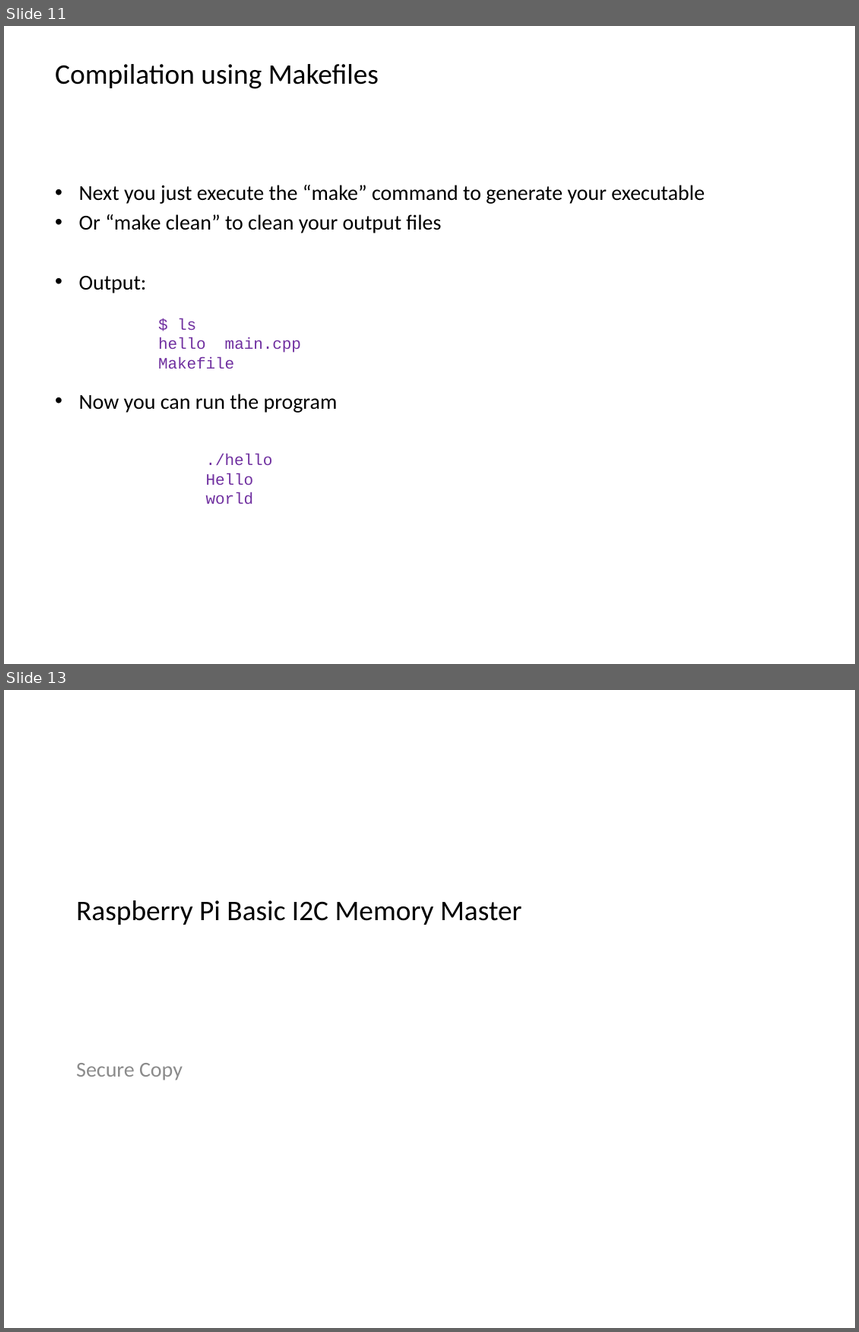
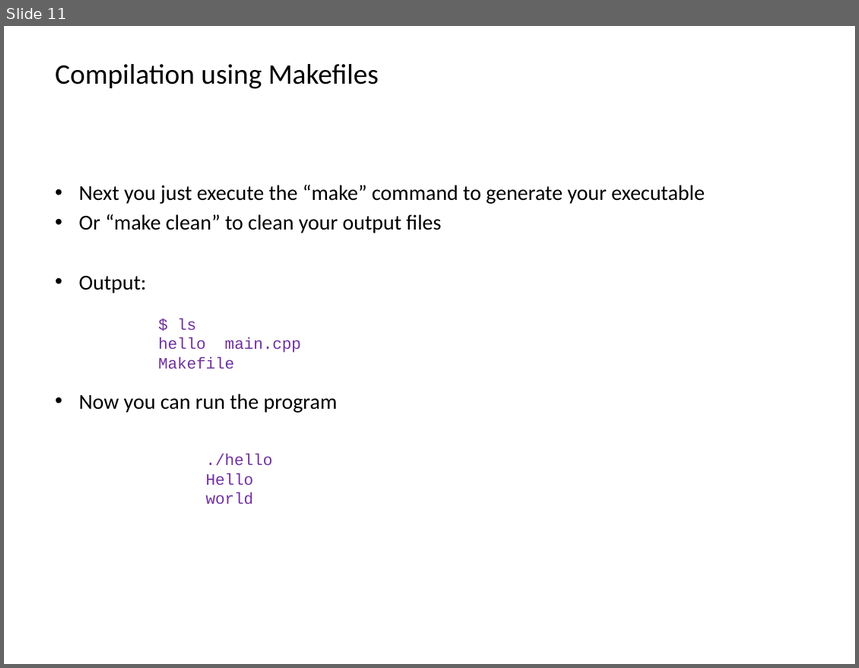
Before and after one commit to BioBoost/multimediatechnieken, a slide deck: slides/raspberry_pi_2_crosscompilation.pptx. Shown one above the other, each under a label of ours: slides 11 and 13 before the commit, slide 11 after it; the slides between them are not shown. The pictures are 859x1332 and 859x668 pixels, drawn with LibreOffice and Linux fonts; fonts in the diff are those of the drawing; background and template pictures are left out. Boxes give left, top, right and bottom in pixels: in the first picture for what was removed or moved away, otherwise in the second. Text is boxed around its words. In the diff, an @@ line names an element or a change of style, - is before the commit and + after.

Commit message:
Slides on cross-compilation of sourcecode for raspberry pi

```diff
--- a/slides/raspberry_pi_2_crosscompilation.pptx
+++ b/slides/raspberry_pi_2_crosscompilation.pptx
@@ slide 13 removed at <box>4,690,855,1328</box>, background picture (left out) @@
@@ title removed at <box>76,901,522,925</box> @@
-Raspberry Pi Basic I2C Memory Master
@@ subtitle removed at <box>76,1063,183,1081</box> @@
-Secure Copy
```
Also in this commit, not shown: 4 slides changed, 1 slide added, 2 other slides removed, 2 other files.
